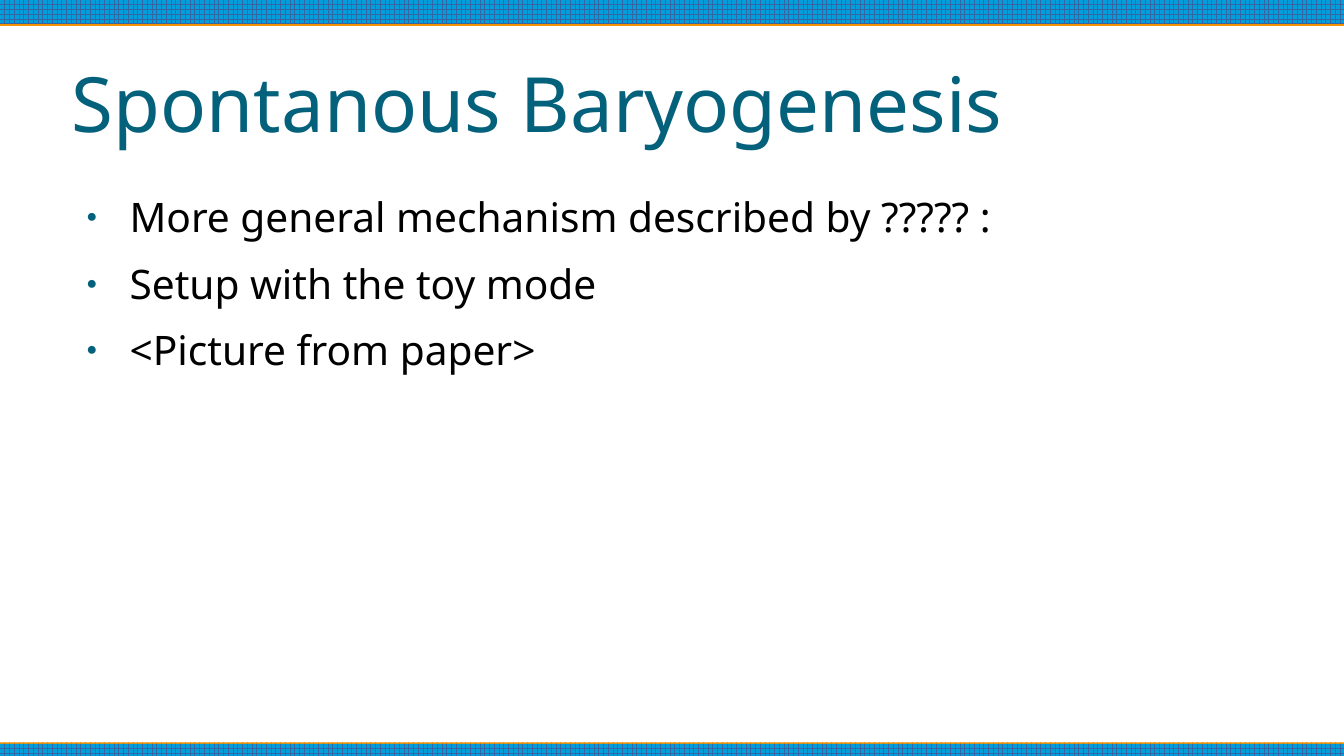
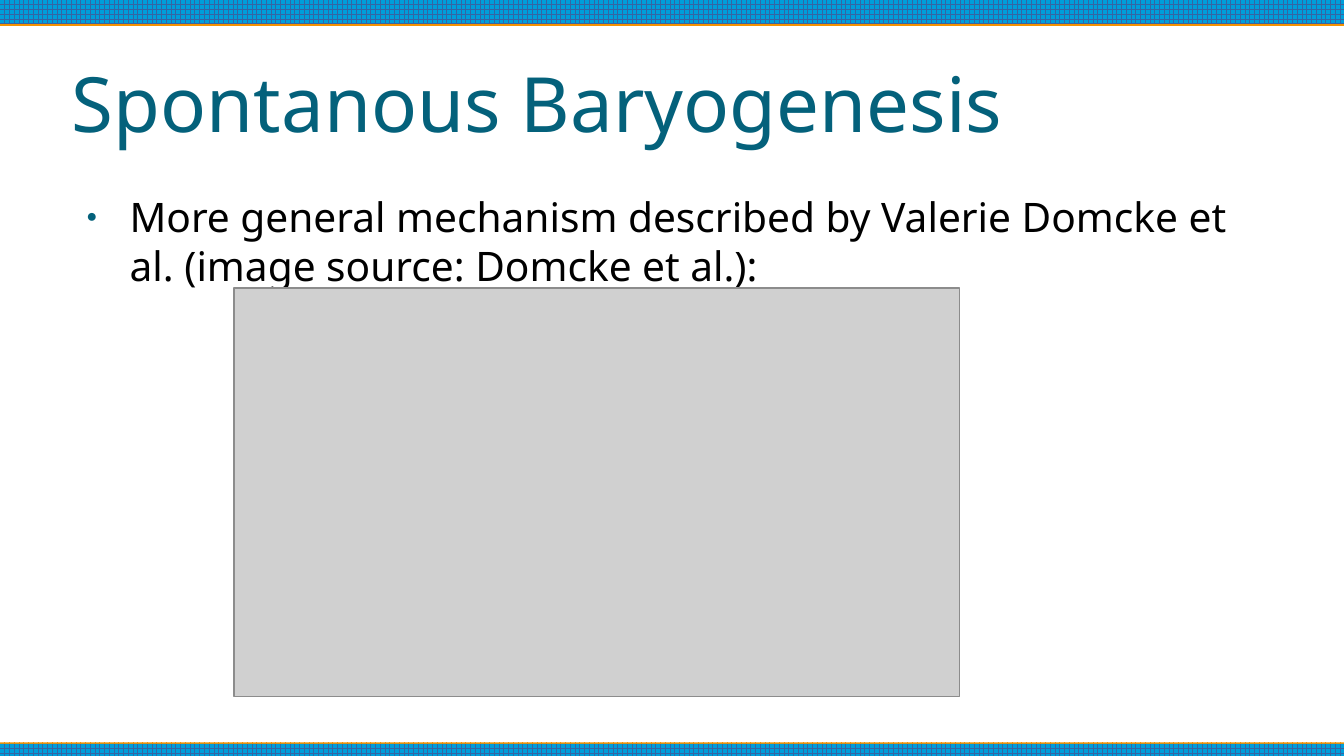
Before and after one commit to anna-jana/masters-project, a slide deck: slide 5 of reports/thesis-talk/presentation.odp. Drawn at 1344x756 pixels with LibreOffice and Linux fonts; fonts in the diff are those of the drawing; grey boxes stand for pictures. Boxes give left, top, right and bottom in pixels: in the first picture for what was removed or moved away, otherwise in the second. Text is boxed around its words. In the diff, an @@ line names an element or a change of style, - is before the commit and + after.

```diff
--- a/reports/thesis-talk/presentation.odp
+++ b/reports/thesis-talk/presentation.odp
@@ text at (130, 201, 1227, 292): text changed @@
-● More general mechanism described by ????? :
-● Setup with the toy mode
-● <Picture from paper>
+● More general mechanism described by Valerie Domcke et al. (image source: Domcke et al.):
@@ picture added at (234, 288, 960, 696) @@
```
Also in this commit, not shown: 6 other slides changed, 1 other file.
